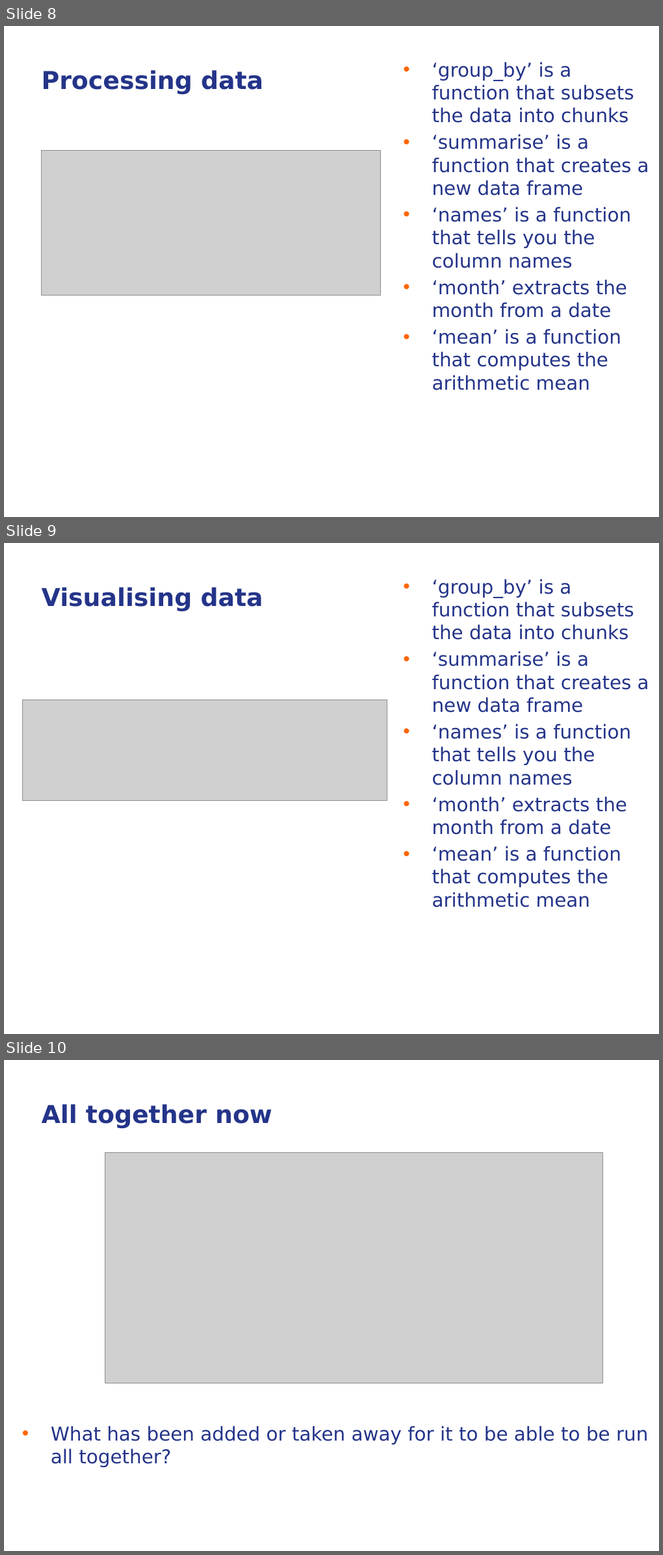
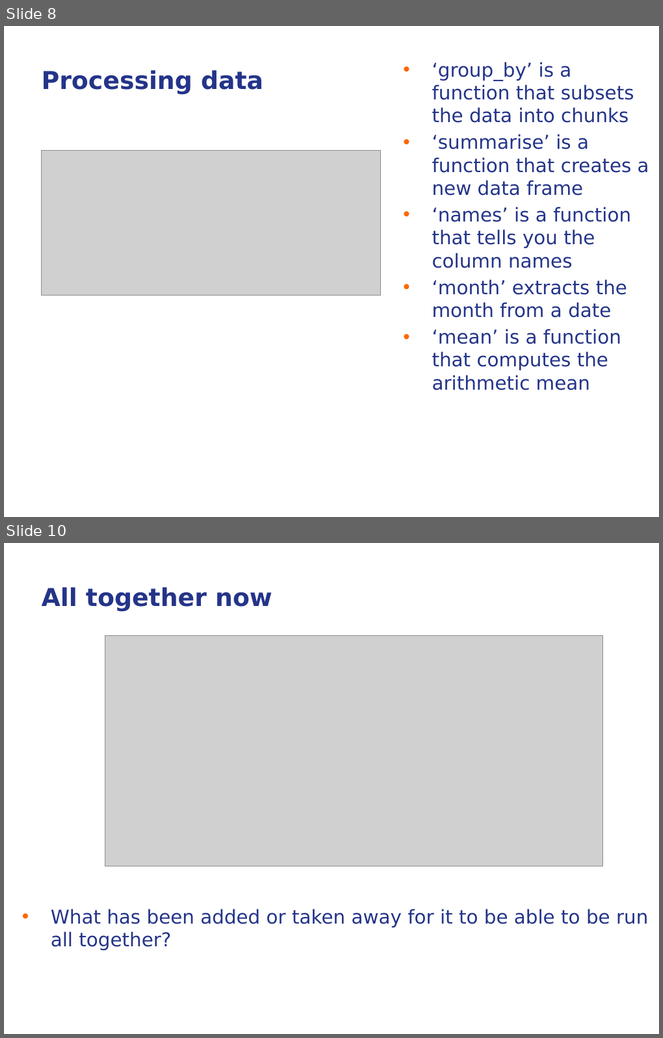
Before and after one commit to markocherrie/Rtidyverse_tutorial, a slide deck: presentation/Rtidyversetutorial.pptx. Shown one above the other, each under a label of ours: slides 8, 9 and 10 before the commit, slides 8 and 10 after it; the slides between them are not shown. The pictures are 663x1555 and 663x1038 pixels, drawn with LibreOffice and Linux fonts; fonts in the diff are those of the drawing; grey boxes stand for pictures; background and template pictures are left out. Boxes give left, top, right and bottom in pixels: in the first picture for what was removed or moved away, otherwise in the second. Text is boxed around its words. In the diff, an @@ line names an element or a change of style, - is before the commit and + after.

```diff
--- a/presentation/Rtidyversetutorial.pptx
+++ b/presentation/Rtidyversetutorial.pptx
@@ slide 9 removed at [4,543,659,1034], background picture (left out) @@
@@ text removed at [432,579,649,908] @@
-• ‘group_by’ is a function that subsets the data into chunks
-• ‘summarise’ is a function that creates a new data frame
-• ‘names’ is a function that tells you the column names
-• ‘month’ extracts the month from a date
-• ‘mean’ is a function that computes the arithmetic mean
@@ title removed at [42,587,263,611] @@
-Visualising data
@@ picture removed at [22,700,388,801] @@
```
Also in this commit, not shown: 1 slide added, 1 other slide removed.
